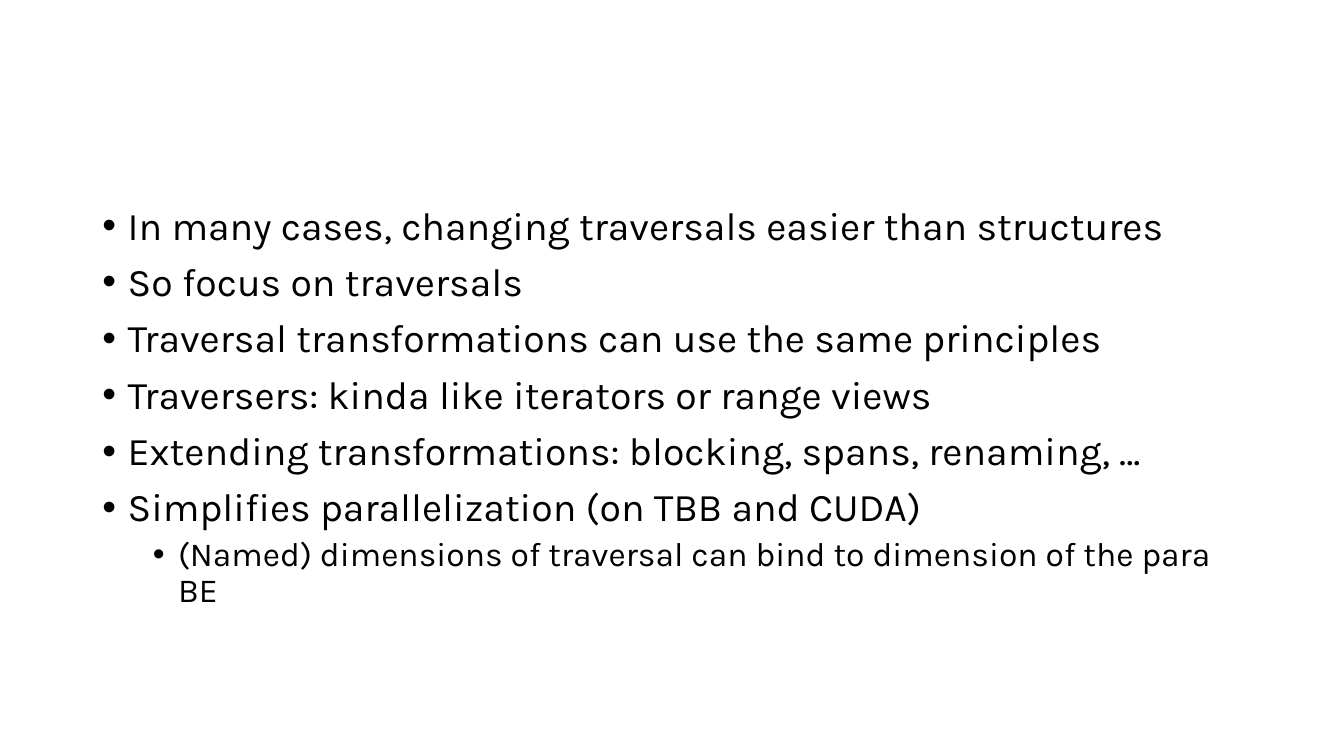
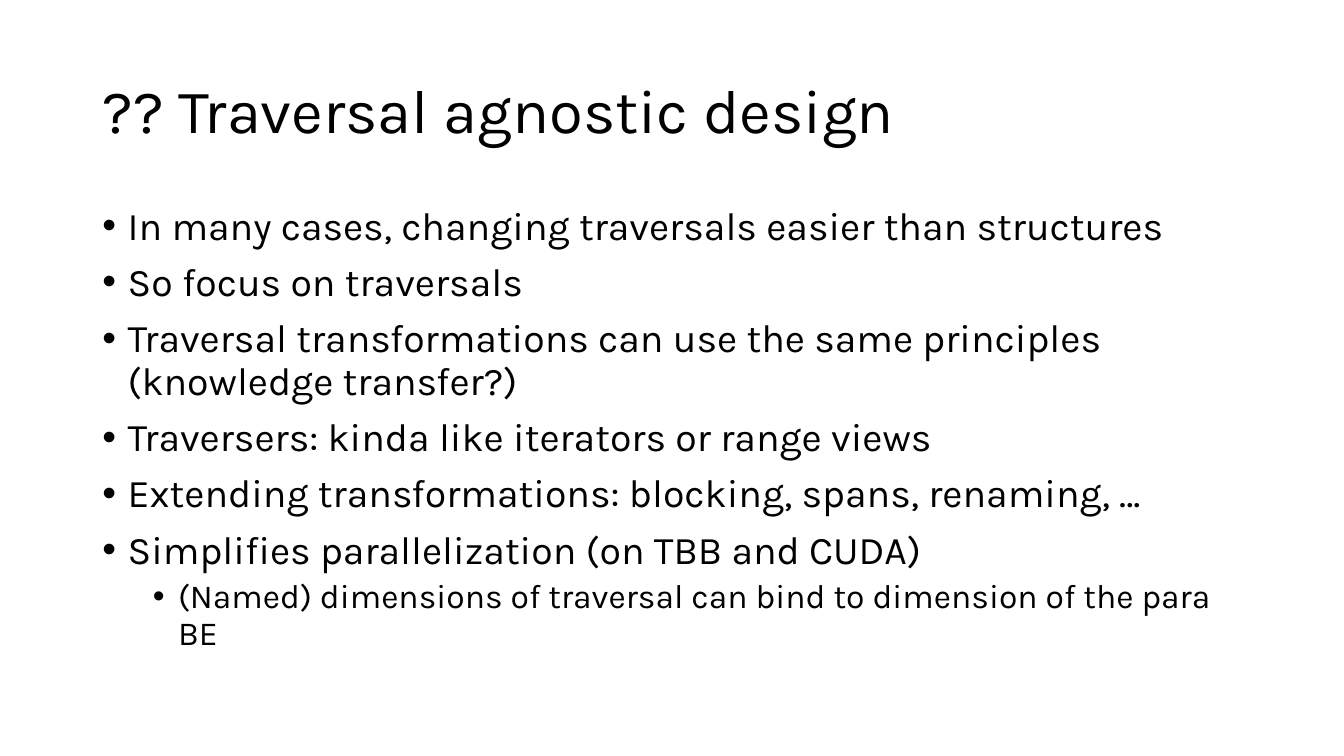
Before and after one commit to jiriklepl/phd-thesis, a slide deck: slide 6 of slides/Optimizing Memory Layouts and Traversal Orders in High-Performance Computing.pptx (slide 5 before the commit). Drawn at 1344x756 pixels with LibreOffice and Linux fonts; fonts in the diff are those of the drawing. Boxes give left, top, right and bottom in pixels: in the first picture for what was removed or moved away, otherwise in the second. Text is boxed around its words. In the diff, an @@ line names an element or a change of style, - is before the commit and + after.

Commit message:
update

```diff
--- a/slides/Optimizing Memory Layouts and Traversal Orders in High-Performance Computing.pptx
+++ b/slides/Optimizing Memory Layouts and Traversal Orders in High-Performance Computing.pptx
@@ title added at [178,90,894,148], 44 pt, text #000000 @@
+?? Traversal agnostic design
@@ text at [128,325,1101,405]: text changed @@
-• Traversal transformations can use the same principles
+• Traversal transformations can use the same principles (knowledge transfer?)
```
Also in this commit, not shown: 1 other slide changed, 1 slide added, 1 slide removed.
